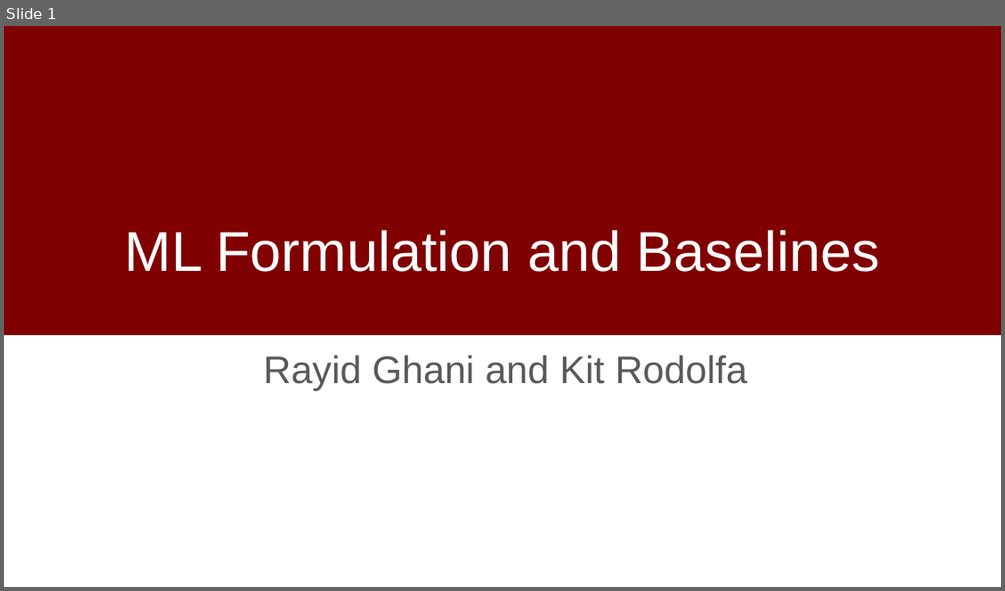
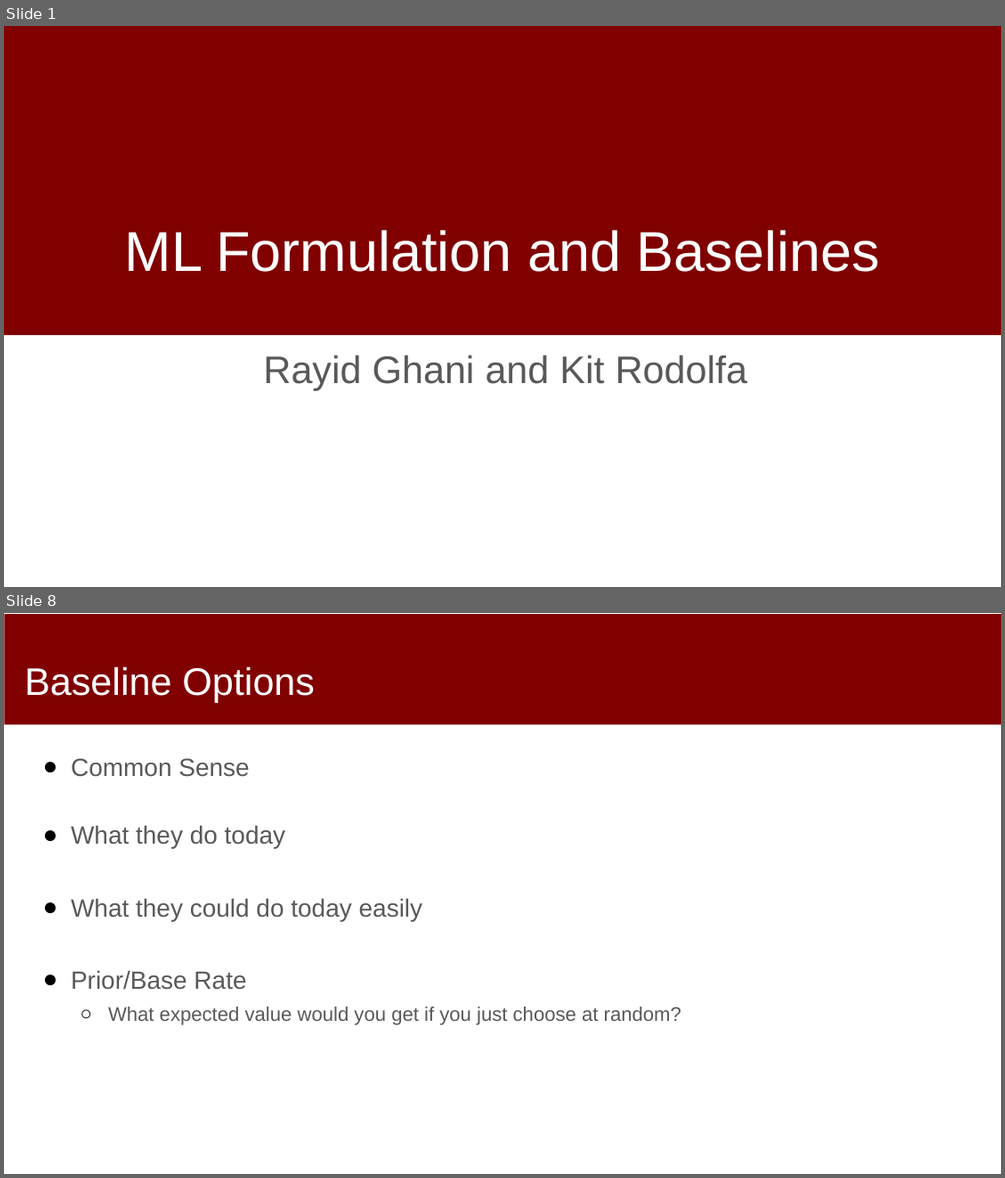
Before and after one commit to dssg/mlforpublicpolicylab, a slide deck: 03 - Data Exploration, Analytical Formulation, and Baselines/formulation-and-baselines.pptx. Shown one above the other, each under a label of ours: slide 1 before the commit, slides 1 and 8 after it; the slides between them are not shown. The pictures are 1005x591 and 1005x1178 pixels, drawn with LibreOffice and Linux fonts; fonts in the diff are those of the drawing; background and template pictures are left out. Boxes give left, top, right and bottom in pixels: in the first picture for what was removed or moved away, otherwise in the second. Text is boxed around its words. In the diff, an @@ line names an element or a change of style, - is before the commit and + after.

Commit message:
first pass and forumation and baseline slides

```diff
--- a/03 - Data Exploration, Analytical Formulation, and Baselines/formulation-and-baselines.pptx
+++ b/03 - Data Exploration, Analytical Formulation, and Baselines/formulation-and-baselines.pptx
@@ slide 8 added at [4, 613, 1001, 1174], background #FFFFFF @@
@@ rectangle added at [5, 614, 1001, 724], fill #800000 @@
@@ title added at [24, 666, 315, 703], 37 pt, text #FFFFFF @@
+Baseline Options
@@ text added at [71, 758, 681, 1025], 24 pt, text #595959 @@
+● Common Sense
+● What they do today
+● What they could do today easily
+● Prior/Base Rate
+  ○ What expected value would you get if you just choose at random?
```
Also in this commit, not shown: 3 slides changed, 5 other slides added, 2 slides removed.
